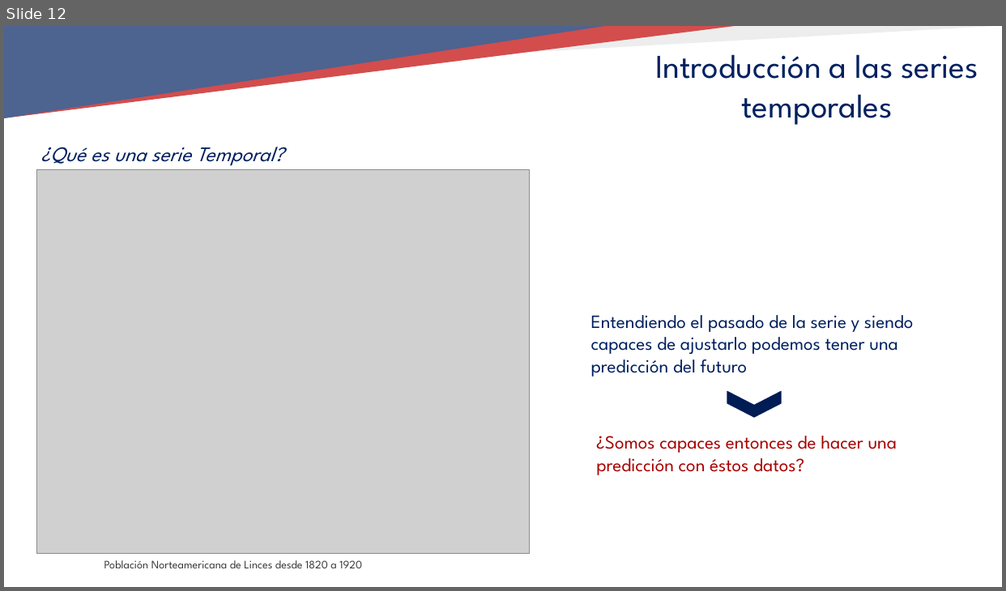
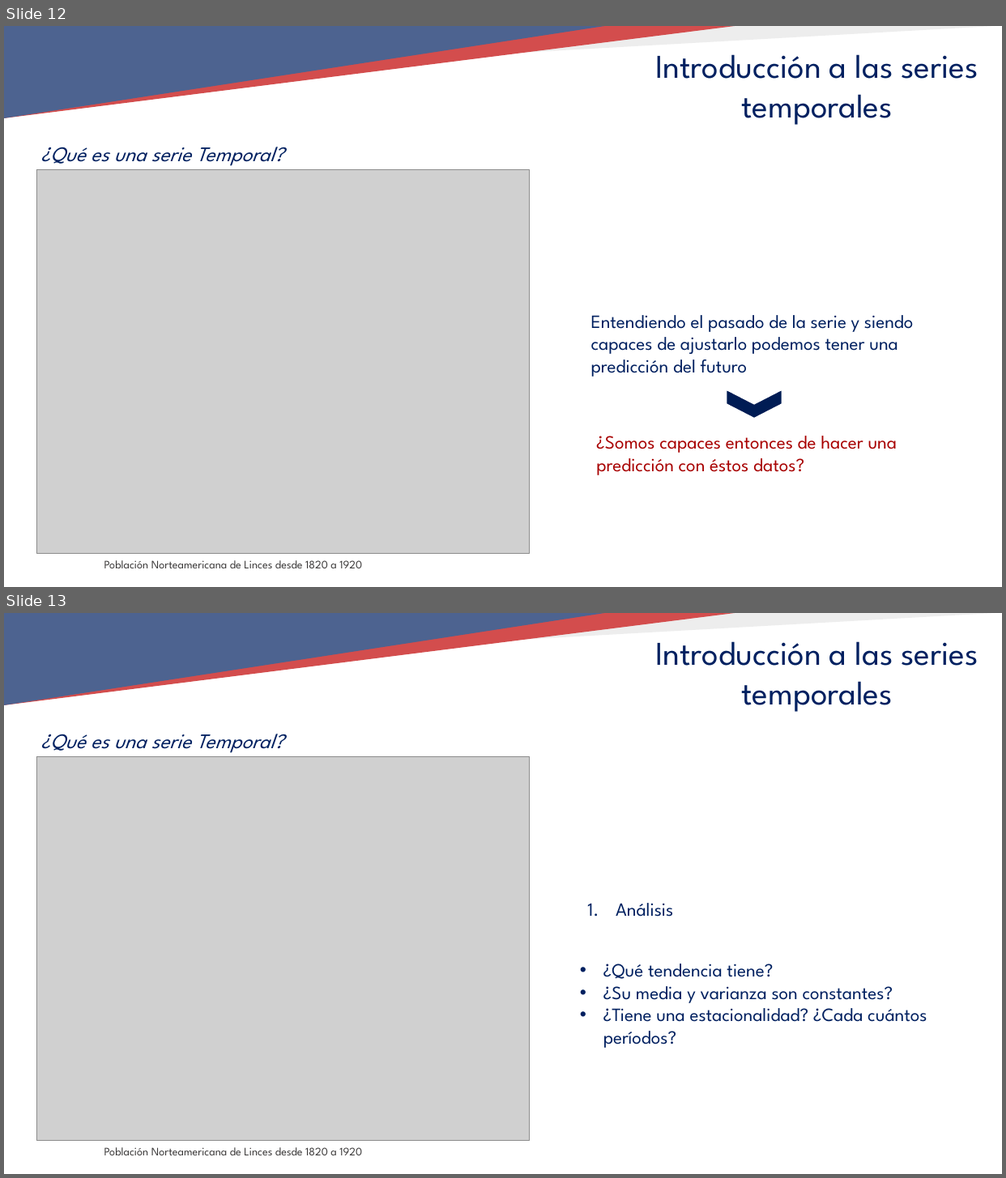
Before and after one commit to TeresaLendez/timeseries_lab-1, a slide deck: 01_INTRODUCTION/01_INTRODUCCION_TSLAB.pptx. Shown one above the other, each under a label of ours: slide 12 before the commit, slides 12 and 13 after it. The pictures are 1006x591 and 1006x1178 pixels, drawn with LibreOffice and Linux fonts; fonts in the diff are those of the drawing; grey boxes stand for pictures; background and template pictures are left out. Boxes give left, top, right and bottom in pixels: in the first picture for what was removed or moved away, otherwise in the second. Text is boxed around its words. In the diff, an @@ line names an element or a change of style, - is before the commit and + after.

```diff
--- a/01_INTRODUCTION/01_INTRODUCCION_TSLAB.pptx
+++ b/01_INTRODUCTION/01_INTRODUCCION_TSLAB.pptx
@@ slide 13 added at (4,613,1002,1174), background #FFFFFF; not listed: 4 template elements that a slide beside it also shows @@
@@ text added at (655,641,978,712), 32 pt, text #002060 @@
+Introducción a las series temporales
@@ text added at (41,734,283,753), 20 pt, text #002060, italic @@
+¿Qué es una serie Temporal?
@@ picture added at (37,757,530,1142) @@
@@ text added at (616,903,673,917), 18 pt, text #002060 @@
+1. Análisis
@@ text added at (603,964,927,1048), 18 pt, text #002060 @@
+• ¿Qué tendencia tiene?
+• ¿Su media y varianza son constantes?
+• ¿Tiene una estacionalidad? ¿Cada cuántos períodos?
@@ text added at (104,1148,362,1156), 11 pt, text #3A3838 @@
+Población Norteamericana de Linces desde 1820 a 1920
```
Also in this commit, not shown: 5 slides changed, 1 other slide added, 1 other file.
